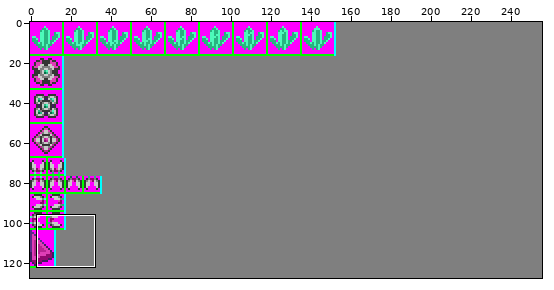
Sprite sheet: gfx/sprites.png. The first picture is a wide view before the edit; the outline marks the close-up.
Close-up. The starting point:
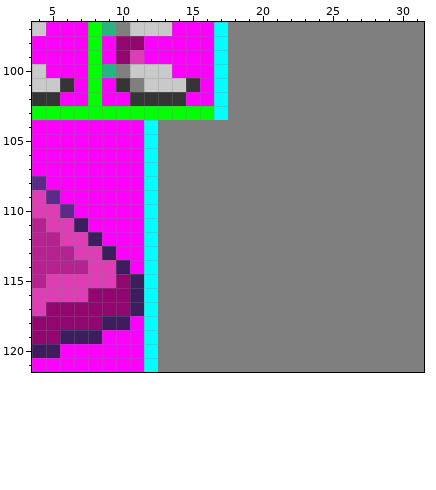
The file is 256x128 pixels. Shown: x 4..31, y 97..121.
After the commit:
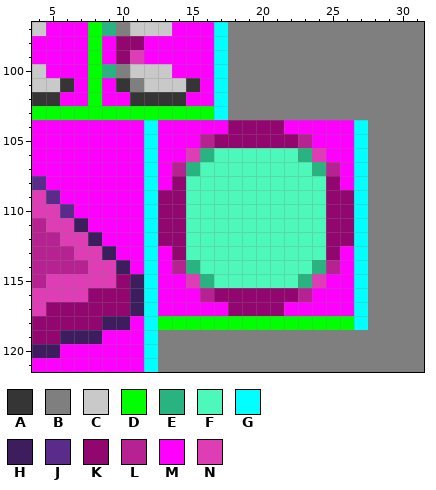
Palette (. is transparent): A #353535  B #7f7f7f  C #c9c9c9  D #00ff00  E #29b380  F #4df9ba  G #00ffff  H #3e1d5f  J #5a2b8a  K #91076f  L #b72292  M #ff00ff  N #de3db6
From old to new:
y 104: x 13..27 BBBBBBBBBBBBBBB -> MMMMMKKKKMMMMMG
y 105: x 13..27 BBBBBBBBBBBBBBB -> MMMLKKKKKKLMMMG
y 106: x 13..27 BBBBBBBBBBBBBBB -> MMNEFFFFFFENMMG
y 107: x 13..27 BBBBBBBBBBBBBBB -> MLEFFFFFFFFELMG
y 108: x 13..27 BBBBBBBBBBBBBBB -> MKFFFFFFFFFFKMG
y 109..112: x 13..27 BBBBBBBBBBBBBBB -> KKFFFFFFFFFFKKG
y 113: x 13..27 BBBBBBBBBBBBBBB -> MKFFFFFFFFFFKMG
y 114: x 13..27 BBBBBBBBBBBBBBB -> MLEFFFFFFFFELMG
y 115: x 13..27 BBBBBBBBBBBBBBB -> MMNEFFFFFFENMMG
y 116: x 13..27 BBBBBBBBBBBBBBB -> MMMLKKKKKKLMMMG
y 117: x 13..27 BBBBBBBBBBBBBBB -> MMMMMKKKKMMMMMG
y 118: x 13..27 BBBBBBBBBBBBBBB -> DDDDDDDDDDDDDDG
Changed places in both close-ups, as pixel boxes (x1, y1, x2, y2):
changed: (158, 120, 368, 330)
